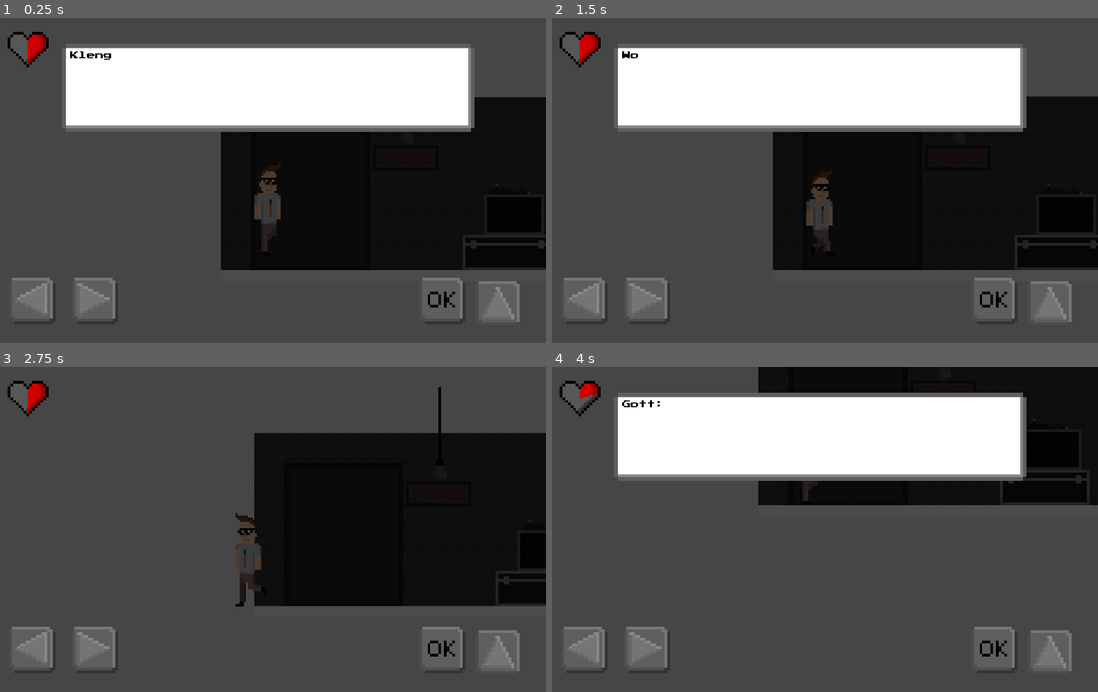
Above: before the commit, frames 1-4 (two rows, left to right).
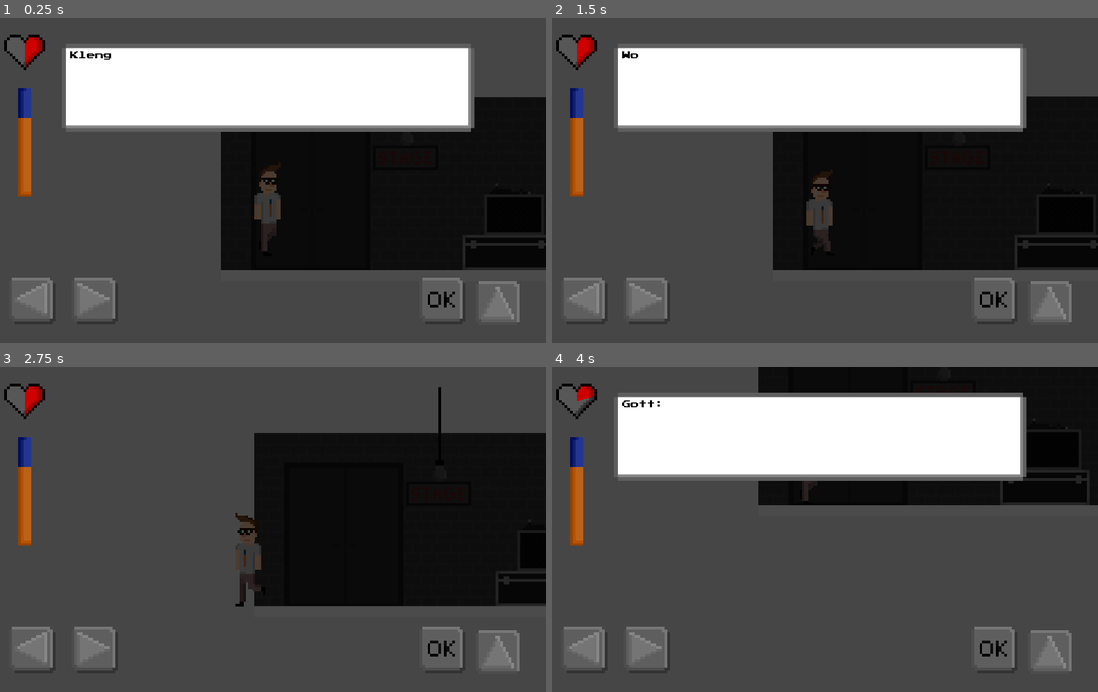
Above: after the commit, the same moments.

Repository: klenganthegame/KlenganTheGame
Game: Godot game, scene res://level/1/Level1.tscn
Two runs of this game, one before a commit and one after it. Both use one fixed random seed, a clock stepped at 60 frames per second and the inputs below.
Inputs:
- Up to frame 1 (0.25 s): no input
- Up to frame 2 (1.5 s): tap Enter at 0.5 s; hold E (accept) 0.53-1.28 s; hold D (walk_right) from 0.53 s (still down); tap Space (jump) at 0.77 s; tap E (accept) at 1.35 s
- Up to frame 3 (2.75 s): tap Space (jump) at 1.52 s; tap E (accept) at 2 s; release D (walk_right) at 2.03 s; hold A (walk_left) from 2.03 s (still down); hold E (accept) from 2.03 s (still down)
- Up to frame 4 (4 s): release A (walk_left) at 2.78 s; release E (accept) at 2.78 s; hold D (walk_right) from 2.78 s (still down); tap E (accept) at 2.85 s; tap Space (jump) at 3.02, 3.77 s; hold E (accept) from 3.53 s (still down)

The runs differ from the first frame. In frame 1, 1.1% of the frame differs, in the area x 0-9%, y 4-55%; in frame 2, 1.1%; in frame 3, 1.1%; in frame 4, 1.1%.

Commit message:
added stabilo dash in ui

Diff:
--- a/objects/player/Klengan.tscn
+++ b/objects/player/Klengan.tscn
@@ -25,6 +25,8 @@
 [ext_resource path="res://sprites/test/heart_empty.png" type="Texture" id=23]
 [ext_resource path="res://sprites/test/heart_outline.png" type="Texture" id=24]
 [ext_resource path="res://sprites/test/heart_full.png" type="Texture" id=25]
+[ext_resource path="res://sprites/test/stabilodash.png" type="Texture" id=26]
+[ext_resource path="res://sprites/test/stabilodash_full.png" type="Texture" id=27]
 
 [sub_resource type="SpriteFrames" id=1]
 animations = [ {
@@ -56,7 +58,7 @@
 scale = Vector2( 4, 4 )
 frames = SubResource( 1 )
 animation = "walk"
-frame = 8
+frame = 2
 playing = true
 
 [node name="Camera2D" type="Camera2D" parent="."]
@@ -124,16 +126,28 @@
 wait_time = 0.05
 
 [node name="Health" type="TextureProgress" parent="CanvasLayer"]
-margin_left = 31.8766
-margin_top = 26.1569
-margin_right = 46.8766
-margin_bottom = 39.1569
+margin_left = 26.0
+margin_top = 31.0
+margin_right = 41.0
+margin_bottom = 44.0
 rect_scale = Vector2( 5, 5 )
 value = 30.0
 texture_under = ExtResource( 23 )
 texture_over = ExtResource( 24 )
 texture_progress = ExtResource( 25 )
 fill_mode = 4
+
+[node name="StabiloDash" type="TextureProgress" parent="CanvasLayer"]
+anchor_bottom = 1.0
+margin_left = 51.0
+margin_top = 130.0
+margin_right = 56.0
+margin_bottom = -430.0
+rect_scale = Vector2( 5, 5 )
+value = 100.0
+texture_under = ExtResource( 26 )
+texture_progress = ExtResource( 27 )
+fill_mode = 3
 [connection signal="area_entered" from="Area2D" to="." method="_on_Area2D_area_entered"]
 [connection signal="area_exited" from="Area2D" to="." method="_on_Area2D_area_exited"]
 [connection signal="dialogue_exit" from="CanvasLayer/DialogueBox" to="." method="_on_DialogueBox_dialogue_exit"]
Not shown: 1 places in objects/player/Klengan.tscn that only renumber resources
Binary file added: sprites/test/stabilodash.png
Not shown, added: sprites/test/stabilodash.png.import
Binary file added: sprites/test/stabilodash_full.png
Not shown, added: sprites/test/stabilodash_full.png.import
